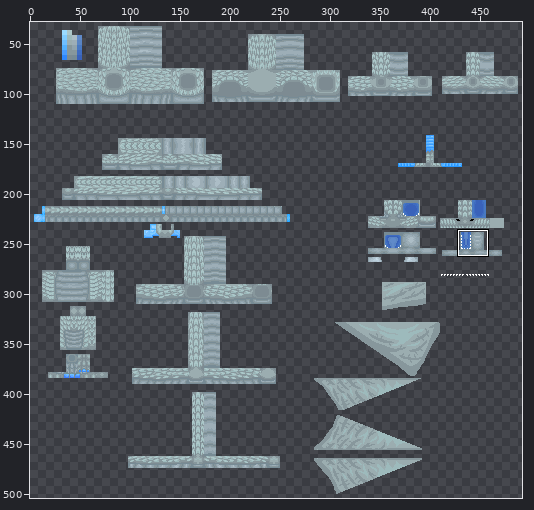
Sprite sheet: waterdragon/textures/pure_water_dragon/waterdragon_pure_water_dragon.png. The picture above shows the old version from afar; the outline marks the close-up.
Close-up. Before the commit:
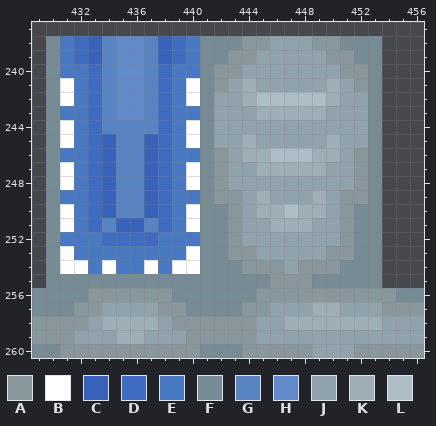
The file is 512x512 pixels. Colours within 5 levels of each other are drawn and written as one. Shown: x 429..456, y 237..260. The wide view leaves out empty margins.
Palette (. is transparent): A #87979c  B #ffffff  C #3962ba  D #3f6cc1  E #4879c2  F #778b95  G #5984c3  H #608ac9  J #90a3ad  K #9daeb7  L #acbdc6
Pixels before, first column x 429:
238 .FEDCGHHGCDEFFFAAJJJAAFFF...
239 .FEDCGHHGCDEFFAAJJJJJAAFF...
240 .FEEDGHHGDEEFAAJJJJJJJAAF...
241 .FBEDGHHGDEBFAJKJJJJJKJAF...
242 .FBEDGHHGDEBFJJKLLLLLKJJF...
243 .FEEDGHHGDEEFJJJKKKKKJJJF...
244 .FBEDGGGGDEBFJJJJJJJJJJJF...
245 .FBEDCGGCDEBFJJKJJJJJKJJF...
246 .FEEDCGGCDEEFAJKKLLLKKJAF...
247 .FBEDCGGCDEBFAJJKKKKKJJAF...
248 .FBEDCGGCDEBFAJJJJJJJJJAF...
249 .FEEDCGGCDEEFAAJKJJJKJAAF...
250 .FBEDCGGCDEBFFAJKKLKKJAFF...
251 .FBEDGCCGDEBFFAJJKKKJJAFF...
252 .FEEEDDDDEEEFFAJJJJJJJAFF...
253 .FBEEEEEEEEBFFAAJJJJJAAFF...
254 .FBBEBEEBEBBFFFAAAJAAAFFF...
255 .FFFFFFFFFFFFFFFFAAAFFFFF...
256 FFFFAAAAAAFFFFFFAAAAAAAAAAFF
257 FFFAAJJJJAAFFFFAAJJJKKJJJAAA
258 AAAAJKKKKJAAAAAAJJKKKKKKKJJJ
259 AAAJJJKKJJJAAAAAJJJJJJJJJJJJ
260 FFAAAAAAAAAAFFFAAAAAJJJAAAAA
After the commit:
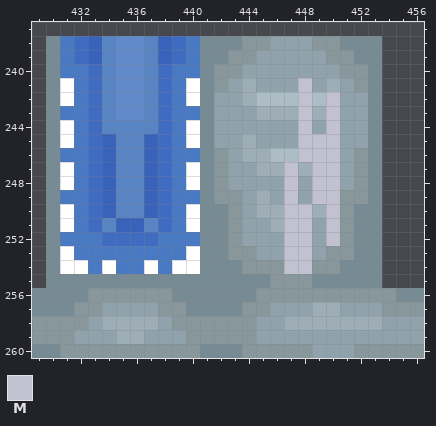
Colours new in this view: M #c1c1d1
The edit:
Changed rows in their new state; - is an unchanged pixel.
first column x 447:
241 -M--
242 -M-M
243 -M-M
244 -M-M
245 -MMM
246 -MMM
247 M-MM
248 M-MM
249 M-MM
250 MM-M
251 MM-M
252 MM-M
253 MM--
254 MM--
